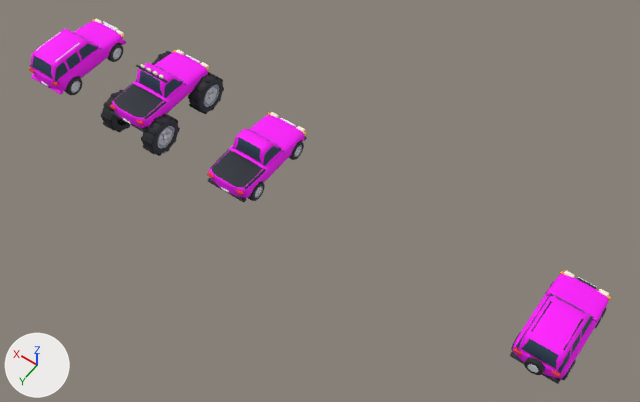
One commit to the glTF model public/models/cars/cars-large.glb: the scene before it, then after it.
Camera for both pictures: a camera (50 mm lens) standing at (-18.0, 15.8, 24.9) and looking at (-6.9, 0.3, 0.4). Lighting does not change. The marker at lower left points along +X, +Y and +Z. The older version comes first. Where no turn or scale is listed for an object, it has been applied to the vertices. Vertices at exactly the same position are counted once.

Script lines for the objects in view, before the commit:
```python
me_luxury_mesh = bpy.data.meshes.new('luxury_mesh')
me_luxury_mesh.from_pydata(...)  # 2932 vertices, 5440 faces; spans x -0.92..0.92, y -1.89..1.89, z -0.87..0.87
me_luxury_mesh.materials.append(mat_toy)
me_monster_mesh = bpy.data.meshes.new('monster_mesh')
me_monster_mesh.from_pydata(...)  # 4098 vertices, 7564 faces; spans x -1.27..1.27, y -2.05..2.05, z -1.3..1.3
me_monster_mesh.materials.append(mat_toy)
me_pickup_mesh = bpy.data.meshes.new('pickup_mesh')
me_pickup_mesh.from_pydata(...)  # 2684 vertices, 4956 faces; spans x -0.93..0.93, y -1.9..1.9, z -0.85..0.85
me_pickup_mesh.materials.append(mat_toy)
me_suv_mesh = bpy.data.meshes.new('suv_mesh')
me_suv_mesh.from_pydata(...)  # 2945 vertices, 5458 faces; spans x -0.92..0.92, y -1.91..1.91, z -0.85..0.85
me_suv_mesh.materials.append(mat_toy)
ob_luxury_mesh = bpy.data.objects.new('luxury_mesh', me_luxury_mesh)
ob_luxury_mesh.location = (5.0, -0.01, 0.87)
ob_monster_mesh = bpy.data.objects.new('monster_mesh', me_monster_mesh)
ob_monster_mesh.location = (0.5, 0.0, 1.26)
ob_pickup_mesh = bpy.data.objects.new('pickup_mesh', me_pickup_mesh)
ob_pickup_mesh.location = (-4.0, 0.0, 0.85)
ob_suv_mesh = bpy.data.objects.new('suv_mesh', me_suv_mesh)
ob_suv_mesh.location = (-16.0, 0.09, 0.85)
```
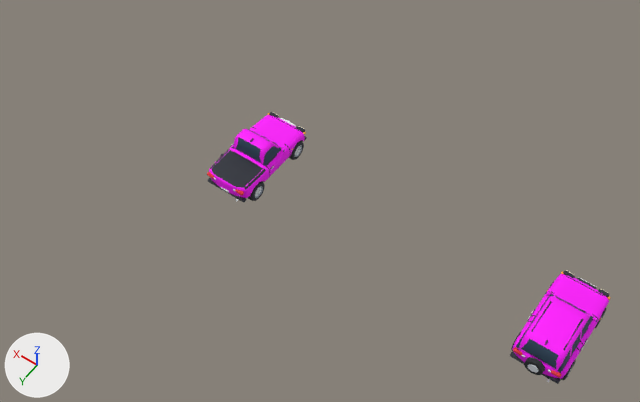
Where the newer file only moved an object's origin or applied its transform, the numbers keep the older frame.

Patch to the scene script:
```diff
--- a/public/models/cars/cars-large.glb.py
+++ b/public/models/cars/cars-large.glb.py
@@ me_pickup_mesh @@
 # used by ob_pickup_mesh; location = (-4.0, 0.0, 0.85)
-me_pickup_mesh.from_pydata(...)  # 2684 vertices, 4956 faces; spans x -0.93..0.93, y -1.9..1.9, z -0.85..0.85
+me_pickup_mesh.from_pydata(...)  # 3450 vertices, 6400 faces; spans x -0.93..0.93, y -1.91..1.93, z -0.85..0.88
+# me_pickup_mesh part 1: 77 vertices moved from x -0.83..0.86, y -1.87..-0.52, z -0.44..0.2 to x -0.84..0.82, y -1.87..-0.52, z -0.44..0.2; 85 vertices removed from x -0.88..0.88, y -1.88..-0.52, z -0.44..0.21; 431 vertices added at x -0.91..0.91, y -1.88..0.62, z -0.47..0.33
+# other edits to the shape of me_pickup_mesh do not show in these pictures
 me_pickup_mesh.materials.append(mat_toy)
@@ me_suv_mesh @@
 # used by ob_suv_mesh; location = (-16.0, 0.09, 0.85)
-me_suv_mesh.from_pydata(...)  # 2945 vertices, 5458 faces; spans x -0.92..0.92, y -1.91..1.91, z -0.85..0.85
+me_suv_mesh.from_pydata(...)  # 3855 vertices, 7166 faces; spans x -0.92..0.92, y -1.92..1.91, z -0.85..0.87
+# me_suv_mesh part 2: 173 vertices moved from x -0.87..0.87, y -1.89..1.72, z -0.36..0.07 to x -0.85..0.87, y -1.88..1.73, z -0.34..0.08; 75 vertices removed from x -0.87..0.87, y -1.89..1.72, z -0.44..0.15; 501 vertices added at x -0.9..0.9, y -1.89..1.72, z -0.48..0.27
+# other edits to the shape of me_suv_mesh do not show in these pictures
 me_suv_mesh.materials.append(mat_toy)
@@ ob_luxury_mesh @@
-ob_luxury_mesh = bpy.data.objects.new('luxury_mesh', me_luxury_mesh)
-ob_luxury_mesh.location = (5.0, -0.01, 0.87)
@@ ob_monster_mesh @@
-ob_monster_mesh = bpy.data.objects.new('monster_mesh', me_monster_mesh)
-ob_monster_mesh.location = (0.5, 0.0, 1.26)
```

What differs and where, as boxes [x1, y1, x2, y2] in the pictures (640 x 402 px):
'monster_mesh', deleted: before [101, 49, 224, 156]
'luxury_mesh', deleted (pink): before [29, 18, 127, 95]
part 1 of me_pickup_mesh, reshaped: before [267, 112, 306, 149]; after [229, 112, 306, 178]
part 2 of me_suv_mesh, reshaped: before [513, 271, 611, 377]; after [513, 271, 610, 377]
